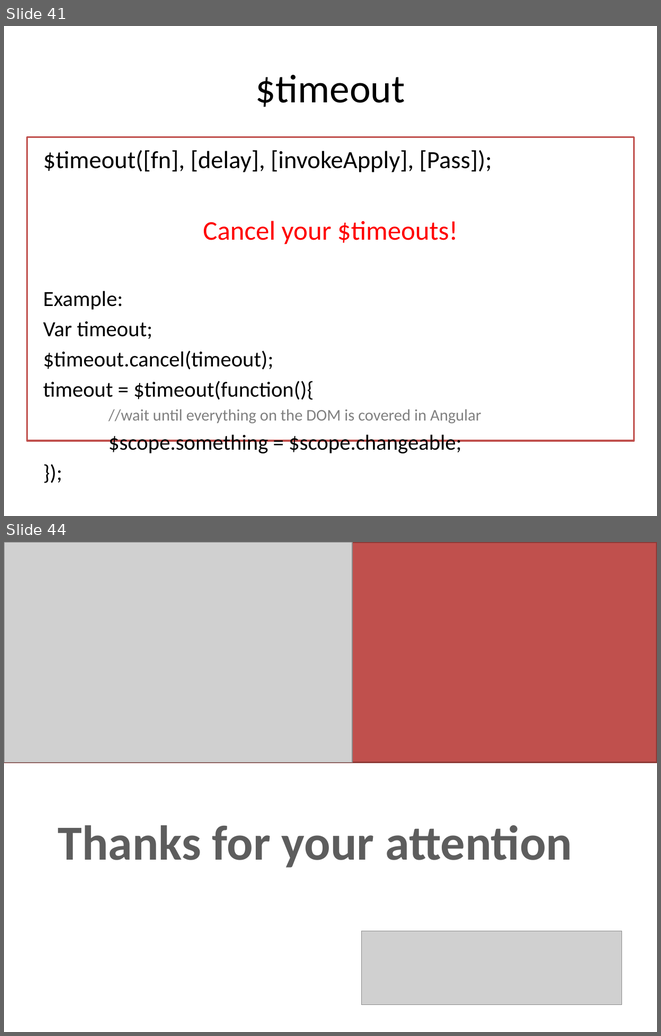
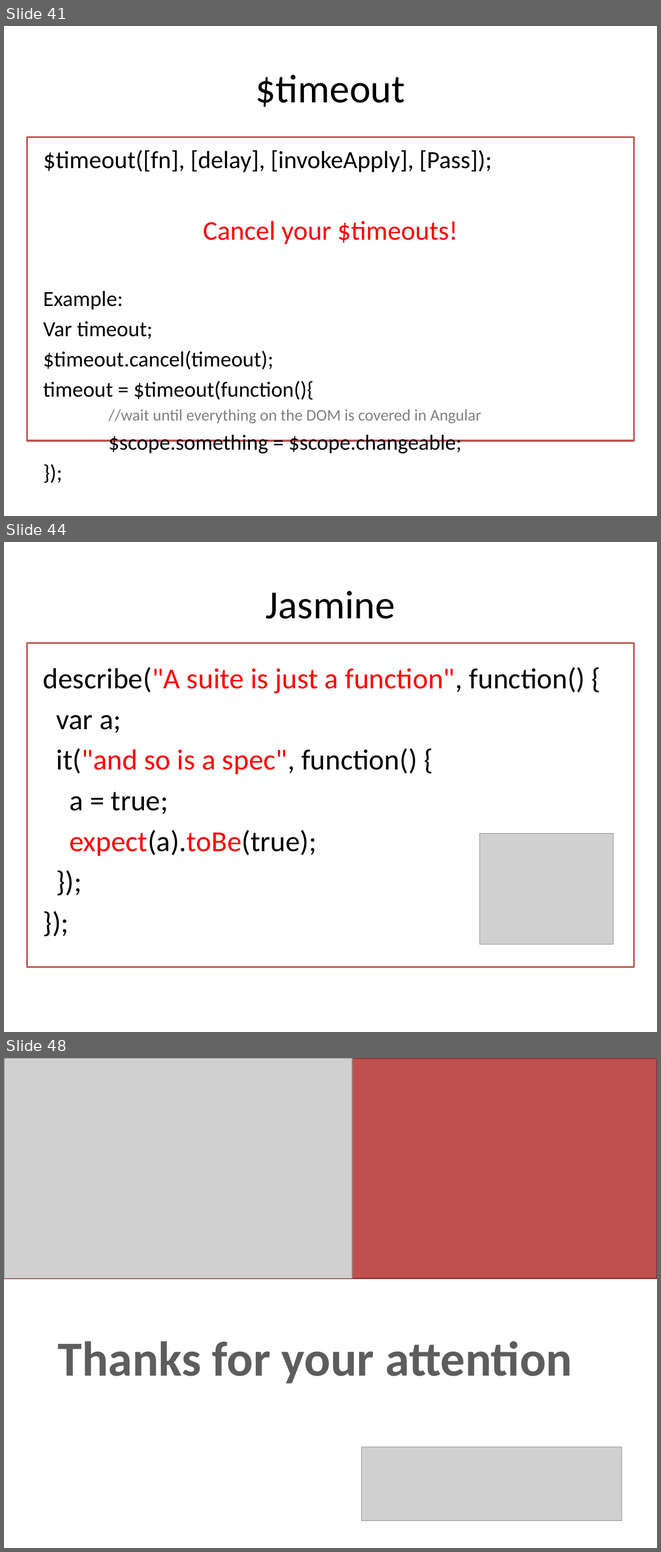
Before and after one commit to lhkingkong/angularjs-taller, a slide deck: material/AngularJS Taller.pptx. Shown one above the other, each under a label of ours: slides 41 and 44 before the commit, slides 41, 44 and 48 after it; the slides between them are not shown. The pictures are 661x1036 and 661x1552 pixels, drawn with LibreOffice and Linux fonts; fonts in the diff are those of the drawing; grey boxes stand for pictures. Boxes give left, top, right and bottom in pixels: in the first picture for what was removed or moved away, otherwise in the second. Text is boxed around its words. In the diff, an @@ line names an element or a change of style, - is before the commit and + after.

```diff
--- a/material/AngularJS Taller.pptx
+++ b/material/AngularJS Taller.pptx
@@ slide 44 added at (x1=4, y1=542, x2=657, y2=1032), background #FFFFFF @@
@@ title added at (x1=266, y1=591, x2=395, y2=619), 44 pt, text #000000 @@
+Jasmine
@@ rectangle added at (x1=27, y1=643, x2=634, y2=967), fill #FFFFFF, outline #C0504D 2 pt @@
@@ text added at (x1=43, y1=667, x2=585, y2=856), 32 pt, text #000000 @@
+describe("A suite is just a function", function() {
+var a;
+it("and so is a spec", function() {
+a = true;
+expect(a).toBe(true);
+});
+});
@@ picture added at (x1=479, y1=833, x2=613, y2=944) @@
@@ what was slide 44 is now slide 48 @@
```
Also in this commit, not shown: 2 slides changed, 4 other slides added, 1 slide removed.
